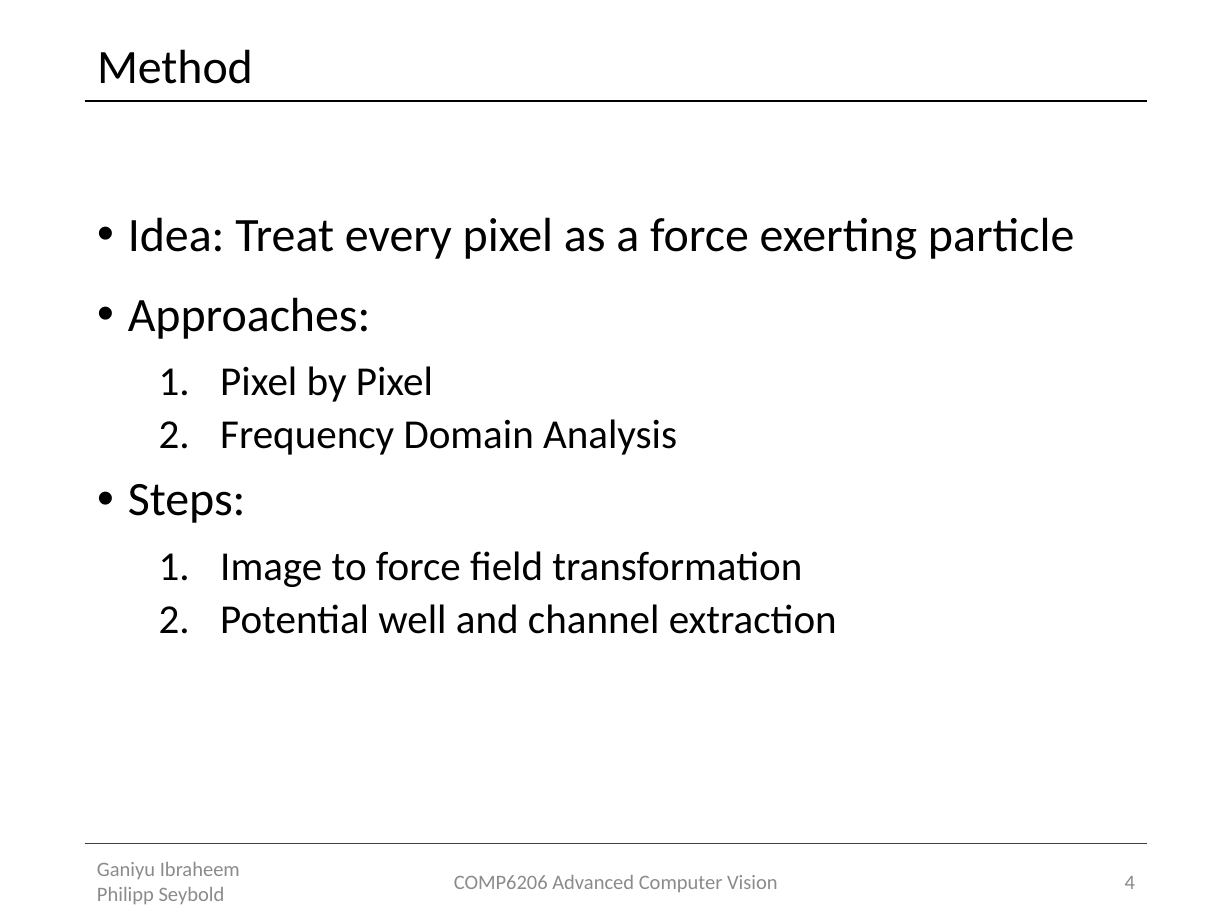
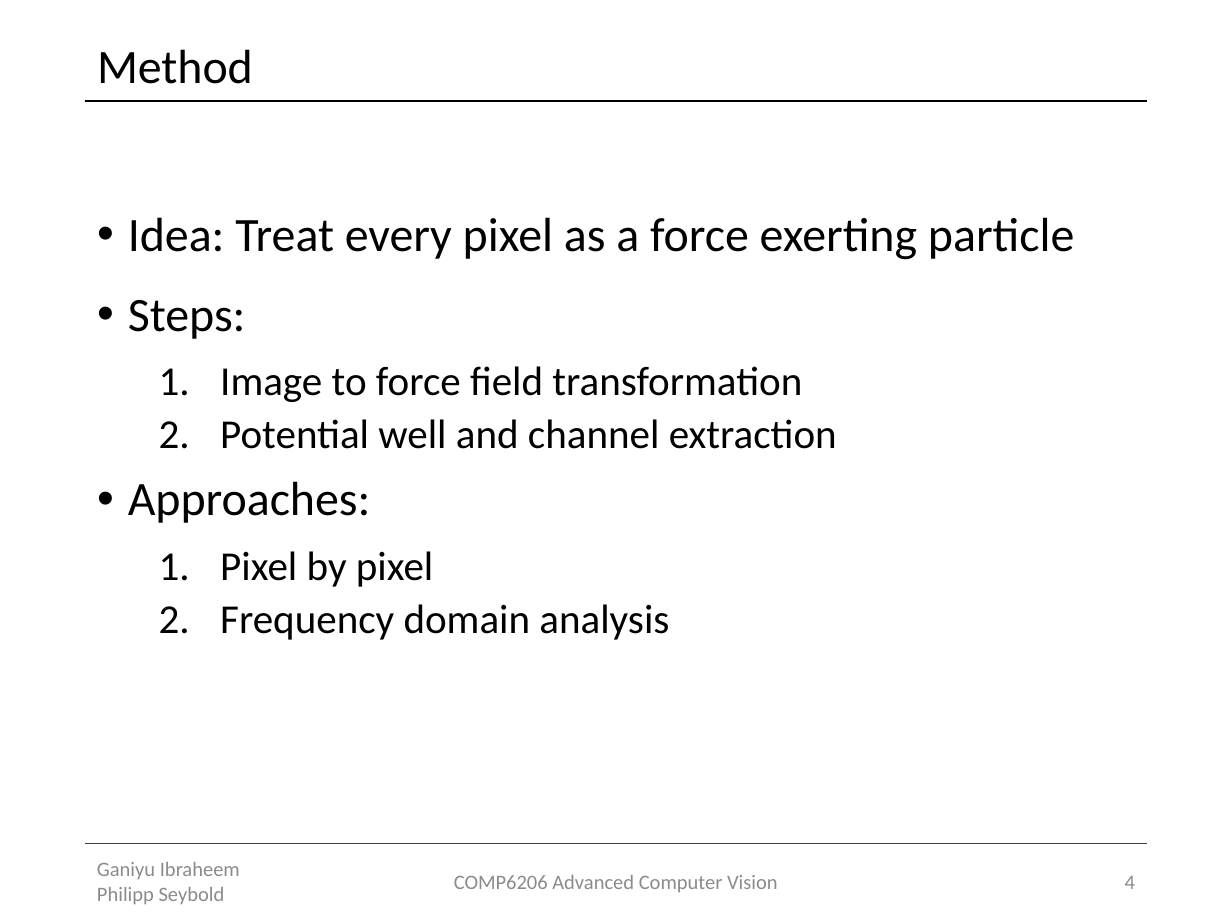
Before and after one commit to Lxrd-AJ/ForceFieldTransforms, a slide deck: slide 4 of Force Field Transformation.pptx. Drawn at 1232x924 pixels with LibreOffice and Linux fonts; fonts in the diff are those of the drawing. Boxes give left, top, right and bottom in pixels: in the first picture for what was removed or moved away, otherwise in the second. Text is boxed around its words. In the diff, an @@ line names an element or a change of style, - is before the commit and + after.

```diff
--- a/Force Field Transformation.pptx
+++ b/Force Field Transformation.pptx
@@ text at [128,297,677,455]: paragraphs removed @@
-• Approaches:
-  1. Pixel by Pixel
-  2. Frequency Domain Analysis
@@ text at [128,481,669,640]: paragraphs added @@
+• Approaches:
+  1. Pixel by pixel
+  2. Frequency domain analysis
```
Also in this commit, not shown: 4 other slides changed, 1 slide added.
